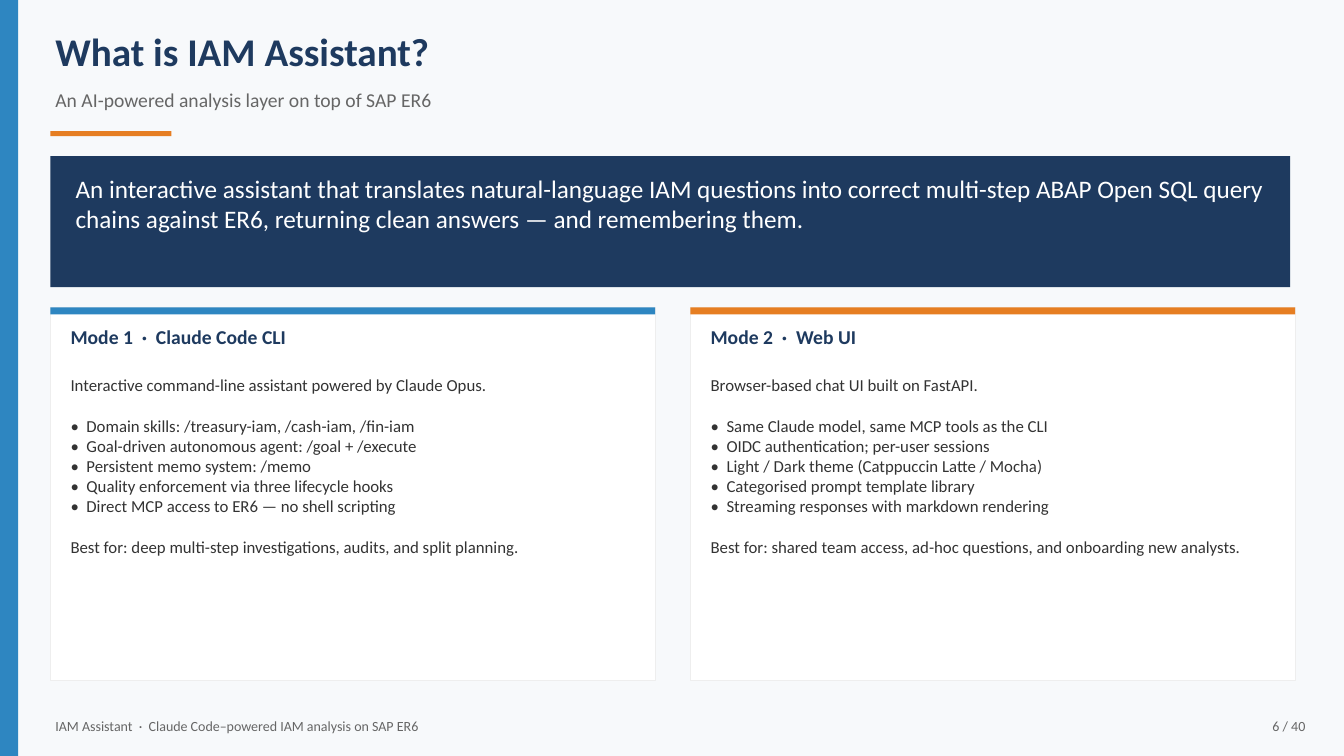
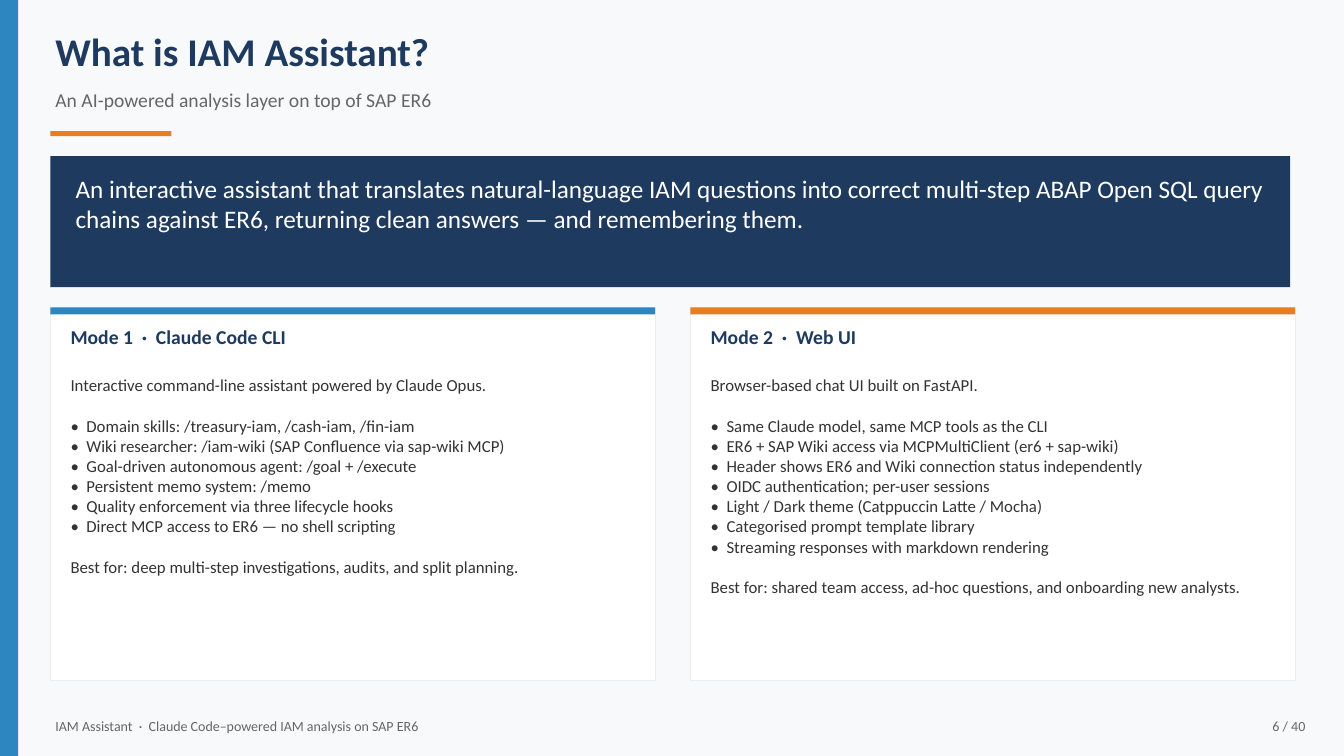
Before and after one commit to i015289/IAM-Assistant, a slide deck: slide 6 of docs/IAM_Assistant_Overview.pptx. Drawn at 1344x756 pixels with LibreOffice and Linux fonts; fonts in the diff are those of the drawing. Boxes give left, top, right and bottom in pixels: in the first picture for what was removed or moved away, otherwise in the second. Text is boxed around its words. In the diff, an @@ line names an element or a change of style, - is before the commit and + after.

Commit message:
Update PPT for wiki mcp

```diff
--- a/docs/IAM_Assistant_Overview.pptx
+++ b/docs/IAM_Assistant_Overview.pptx
@@ text at bbox=[71, 379, 518, 576]: text changed @@
-Interactive command-line assistant powered by Claude Opus.
-• Domain skills: /treasury-iam, /cash-iam, /fin-iam
-• Goal-driven autonomous agent: /goal + /execute
-• Persistent memo system: /memo
-• Quality enforcement via three lifecycle hooks
-• Direct MCP access to ER6 — no shell scripting
-Best for: deep multi-step investigations, audits, and split planning.
+Interactive command-line assistant powered by Claude Opus.
+• Domain skills: /treasury-iam, /cash-iam, /fin-iam
+• Wiki researcher: /iam-wiki (SAP Confluence via sap-wiki MCP)
+• Goal-driven autonomous agent: /goal + /execute
+• Persistent memo system: /memo
+• Quality enforcement via three lifecycle hooks
+• Direct MCP access to ER6 — no shell scripting
+Best for: deep multi-step investigations, audits, and split planning.
@@ text at bbox=[711, 379, 1240, 596]: text changed @@
-Browser-based chat UI built on FastAPI.
-• Same Claude model, same MCP tools as the CLI
-• OIDC authentication; per-user sessions
-• Light / Dark theme (Catppuccin Latte / Mocha)
-• Categorised prompt template library
-• Streaming responses with markdown rendering
-Best for: shared team access, ad-hoc questions, and onboarding new analysts.
+Browser-based chat UI built on FastAPI.
+• Same Claude model, same MCP tools as the CLI
+• ER6 + SAP Wiki access via MCPMultiClient (er6 + sap-wiki)
+• Header shows ER6 and Wiki connection status independently
+• OIDC authentication; per-user sessions
+• Light / Dark theme (Catppuccin Latte / Mocha)
+• Categorised prompt template library
+• Streaming responses with markdown rendering
+Best for: shared team access, ad-hoc questions, and onboarding new analysts.
```
Also in this commit, not shown: 3 other slides changed, 1 other file.
